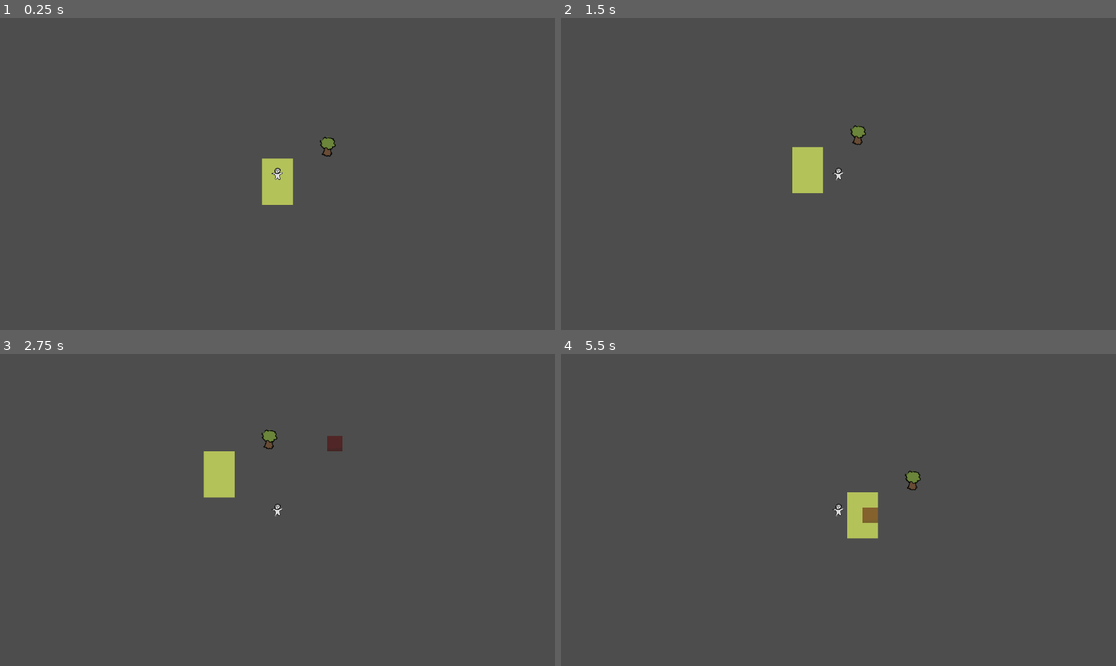
Above: before the commit, frames 1-4 (two rows, left to right).
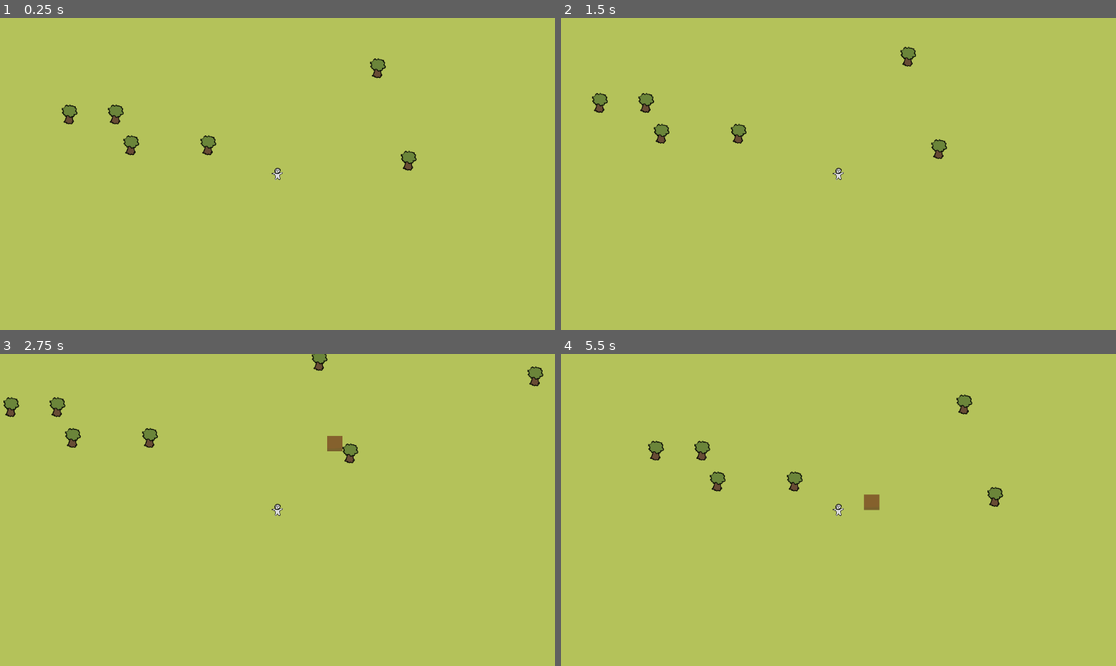
Above: after the commit, the same moments.

Repository: lawrencelin97/survival-game
Game: Godot game, scene res://scenes/main.tscn
The game is run twice, just before and just after one commit, with the same random seed, the same clock (stepped at 60 frames per second) and the same inputs.
Inputs (mouse positions are in pixels of both pictures, inside the frame that each line leads up to):
- Up to frame 1 (0.25 s): no input
- Up to frame 2 (1.5 s): tap Enter at 0.5 s; move the mouse to (960, 158) at 0.52 s; hold D (move_right) 0.53-1.28 s; hold B (build) 0.53-1.28 s; move the mouse to (727, 189) at 1.27 s; hold S (move_down) from 1.28 s (still down); tap B (build) at 1.35 s
- Up to frame 3 (2.75 s): move the mouse to (333, 441) at 2.02 s; release S (move_down) at 2.03 s; hold D (move_right) from 2.03 s (still down); hold E (interact) from 2.03 s (still down); tap B (build) at 2.3 s
- Up to frame 4 (5.5 s): move the mouse to (810, 572) at 2.77 s; release D (move_right) at 2.78 s; release E (interact) at 2.78 s; hold W (move_up) 2.78-3.53 s; tap Q (place_confirm) at 2.85 s; tap B (build) at 3.05, 4.35, 5.3 s; move the mouse to (1005, 556) at 3.52 s; hold B (build) 3.53-4.28 s; hold A (move_left) 3.53-5.03 s; move the mouse to (672, 463) at 4.27 s; move the mouse to (866, 510) at 5.02 s; hold S (move_down) from 5.03 s (still down); hold E (interact) from 5.03 s (still down)

The runs differ from the first frame. In frame 1, 99% of the frame differs, in the area x 0-100%, y 0-100%; in frame 2, 99%; in frame 3, 99%; in frame 4, 99%.

Commit message:
added a map generator

Diff:
--- a/scenes/main.tscn
+++ b/scenes/main.tscn
@@ -1,6 +1,7 @@
 [gd_scene format=3 uid="uid://cx1u4sl8lari1"]
 
 [ext_resource type="PackedScene" uid="uid://dfmd14r3dx7c7" path="res://scenes/Player.tscn" id="1_0wfyh"]
+[ext_resource type="Script" uid="uid://dahw6vqik3h1h" path="res://scripts/world/MapGenerator.gd" id="1_jyhfs"]
 [ext_resource type="Texture2D" uid="uid://wayofehg0x2t" path="res://art/basic tiles.png" id="1_sugp2"]
 [ext_resource type="PackedScene" uid="uid://c7olm5eujmlgc" path="res://scenes/Tree.tscn" id="2_0wfyh"]
 
@@ -18,12 +19,15 @@
 
 [node name="Main" type="Node2D" unique_id=1099592104]
 
-[node name="TileMap" type="TileMap" parent="." unique_id=1210764755]
+[node name="MapGenerator" type="Node2D" parent="." unique_id=362986180 node_paths=PackedStringArray("tilemaplayer")]
+script = ExtResource("1_jyhfs")
+tilemaplayer = NodePath("../TileMapLayer")
+ground_atlas_coords = Vector2i(0, 1)
+tree_scene = ExtResource("2_0wfyh")
+
+[node name="TileMapLayer" type="TileMapLayer" parent="." unique_id=194574604]
+z_index = -10
+use_parent_material = true
 tile_set = SubResource("TileSet_tbgi4")
-format = 2
-layer_0/tile_data = PackedInt32Array(0, 0, 1, -65536, 0, 1, -1, 0, 1, 65535, 0, 1, 131071, 0, 1, 65536, 0, 1)
 
 [node name="Player" parent="." unique_id=216167271 instance=ExtResource("1_0wfyh")]
-
-[node name="Tree" parent="." unique_id=31252562 instance=ExtResource("2_0wfyh")]
-position = Vector2(104, -45)
--- /dev/null
+++ b/scripts/world/MapGenerator.gd
@@ -0,0 +1,80 @@
+extends Node2D
+class_name MapGenerator
+# Attach to a plain Node2D in your main scene, e.g. named "MapGenerator".
+# Give it references to your TileMap and tree scene in the Inspector, then
+# it fills the ground and scatters trees on _ready().
+#
+# WHY this checks GridManager before placing a tree, rather than just
+# picking random cells and hoping: without that check, two trees could land
+# on the same cell (visually overlapping), or a tree could spawn in a spot
+# you can never build over even after it's harvested and gone — but only if
+# ResourceNode didn't clean up its own occupancy on removal, which is why
+# that was just added to ResourceNode.gd rather than handled here. This
+# script only needs to ask "is this cell free right now" and trust the
+# answer.
+
+@export var tilemaplayer: TileMapLayer   # was TileMapap
+@export var ground_source_id := 0
+@export var ground_atlas_coords := Vector2i(0, 0)
+@export var map_width_cells := 40
+@export var map_height_cells := 30
+
+@export var tree_scene: PackedScene
+@export var tree_count := 20
+@export var clear_radius_cells := 3  # keep this many cells around the map center tree-free, for player spawn
+
+@export var use_random_seed := false
+@export var seed_value := 0
+
+func _ready() -> void:
+	generate()
+
+func generate() -> void:
+	_fill_ground()
+	_spawn_trees()
+
+func _fill_ground() -> void:
+	if not tilemaplayer:
+		push_warning("MapGenerator has no TileMap assigned.")
+		return
+	for x in range(-map_width_cells,map_width_cells):
+		for y in range(-map_height_cells,map_height_cells):
+			tilemaplayer.set_cell(Vector2i(x, y), ground_source_id, ground_atlas_coords)
+
+func _spawn_trees() -> void:
+	if not tree_scene:
+		push_warning("MapGenerator has no tree_scene assigned.")
+		return
+
+	var rng := RandomNumberGenerator.new()
+	if use_random_seed:
+		rng.seed = seed_value
+	else:
+		rng.randomize()
+
+	var center := Vector2(map_width_cells / 2.0, map_height_cells / 2.0)
+	var placed := 0
+	var attempts := 0
+	var max_attempts := tree_count * 30  # safety net so a crowded map can't infinite-loop
+
+	while placed < tree_count and attempts < max_attempts:
+		attempts += 1
+		var cell := Vector2i(
+			rng.randi_range(-map_width_cells+1, map_width_cells - 1),
+			rng.randi_range(-map_height_cells+1, map_height_cells - 1)
+		)
+
+		if Vector2(cell).distance_to(center) < clear_radius_cells:
+			continue  # keep the player's spawn area clear
+		if not GridManager.is_cell_free(cell):
+			continue  # something (another tree) is already here
+
+		var tree := tree_scene.instantiate()
+		add_child(tree)
+		tree.global_position = GridManager.grid_to_world(cell)
+		# No need to call GridManager.occupy() here — ResourceNode registers
+		# its own cell in _ready() as soon as it's added to the tree above.
+		placed += 1
+
+	if placed < tree_count:
+		push_warning("MapGenerator only placed %d/%d trees before running out of attempts — map may be too small or crowded." % [placed, tree_count])
--- a/scripts/world/ResourceNode.gd
+++ b/scripts/world/ResourceNode.gd
@@ -28,6 +28,14 @@
 func _ready() -> void:
 	interactable.interacted.connect(_on_interacted)
 	health.died.connect(_on_depleted)
+	# Register this node's own cell as occupied, regardless of whether it was
+	# hand-placed in the editor or spawned by a generator — that way anything
+	# checking GridManager (building placement, another spawn attempt) sees
+	# an accurate picture without the spawner having to remember to do this.
+	GridManager.occupy(GridManager.world_to_grid(global_position), self)
+
+func _exit_tree() -> void:
+	GridManager.free_cell(GridManager.world_to_grid(global_position))
 
 func _on_interacted(interactor: Node) -> void:
 	_last_interactor = interactor
Not shown, added: art/rock.png.import
Not shown, added: art/rock_resource.png.import
Not shown, added: scripts/world/MapGenerator.gd.uid
